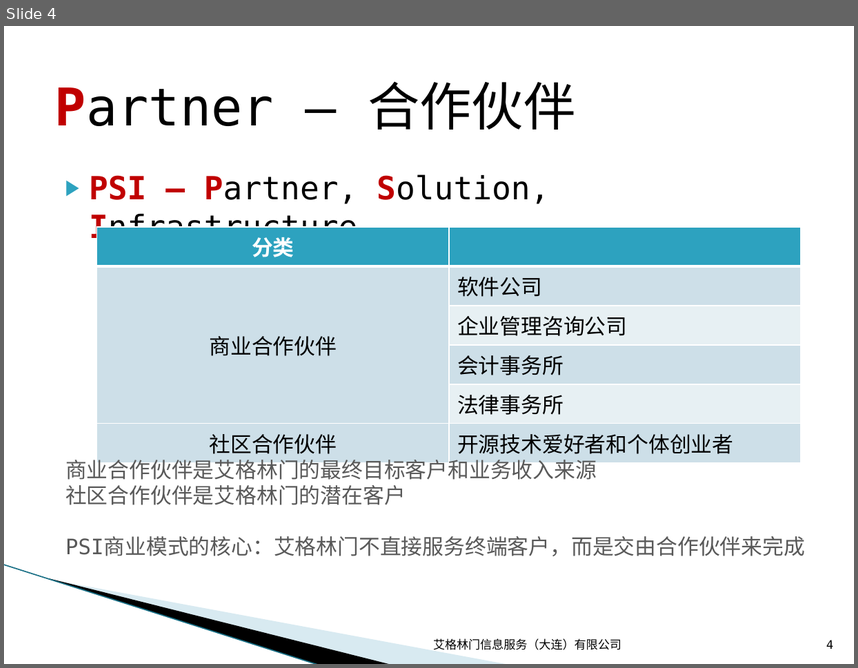
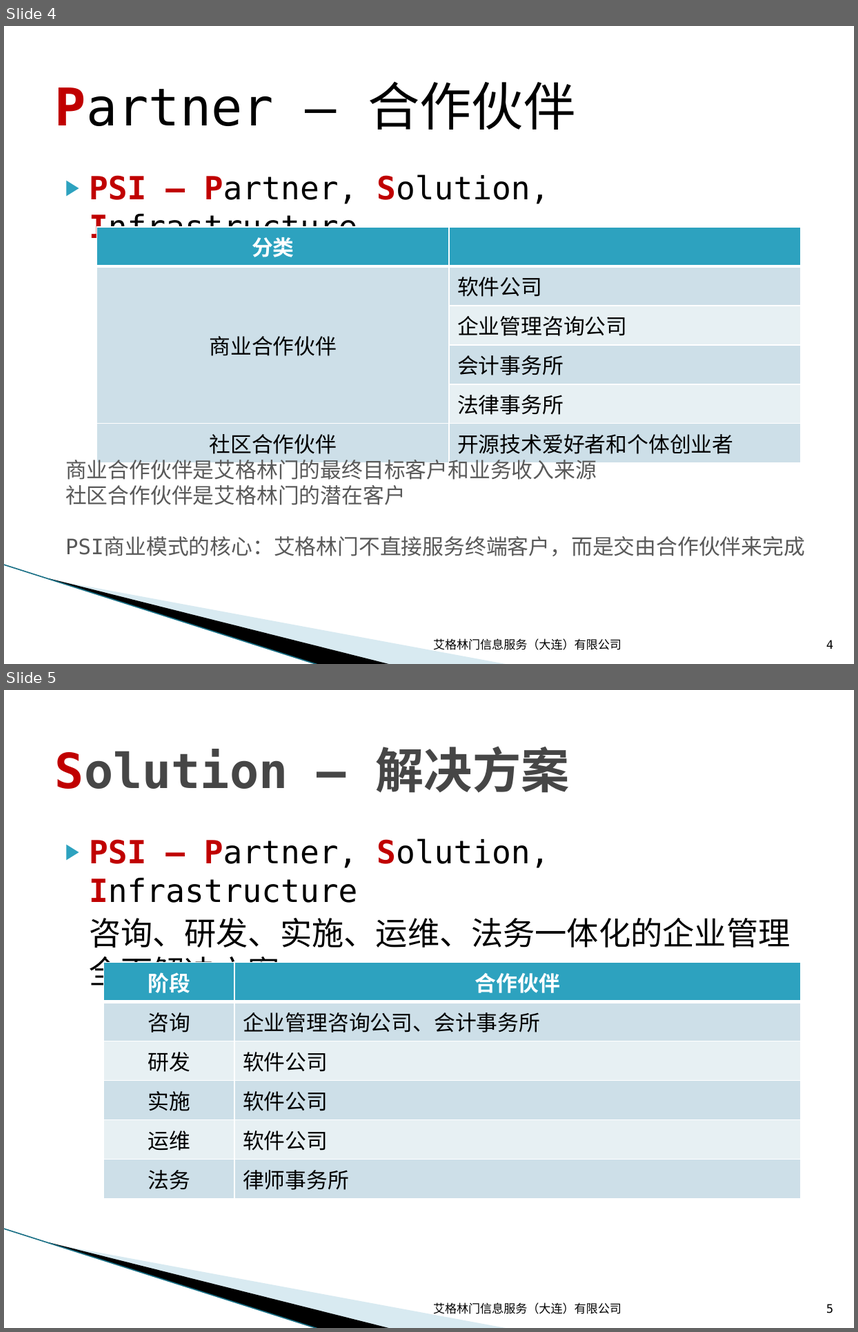
Before and after one commit to wuzhiping/PSI, a slide deck: doc/01 战略/PSI产品战略.pptx. Shown one above the other, each under a label of ours: slide 4 before the commit, slides 4 and 5 after it. The pictures are 858x668 and 858x1332 pixels, drawn with LibreOffice and Linux fonts; fonts in the diff are those of the drawing; background and template pictures are left out. Boxes give left, top, right and bottom in pixels: in the first picture for what was removed or moved away, otherwise in the second. Text is boxed around its words. In the diff, an @@ line names an element or a change of style, - is before the commit and + after.

Commit message:
文档 - PSI产品战略

```diff
--- a/doc/01 战略/PSI产品战略.pptx
+++ b/doc/01 战略/PSI产品战略.pptx
@@ slide 5 added at [4,690,854,1328], background #FFFFFF; not listed: 3 template elements that a slide beside it also shows @@
@@ title added at [55,746,570,793], 41 pt, text #464646, bold @@
+Solution – 解决方案
@@ text added at [89,838,790,992], 27 pt, text #000000 @@
+▶ PSI – Partner, Solution, Infrastructure
+咨询、研发、实施、运维、法务一体化的企业管理全面解决方案
@@ table added at [103,962,802,1192], 6 rows, 2 columns @@
+阶段 | 合作伙伴
+咨询 | 企业管理咨询公司、会计事务所
+研发 | 软件公司
+实施 | 软件公司
+运维 | 软件公司
+法务 | 律师事务所
@@ text added at [433,1302,622,1314], 10 pt, text #000000 @@
+艾格林门信息服务（大连）有限公司
@@ page number added at [826,1303,833,1313], 10 pt, text #000000 @@
+5
```
